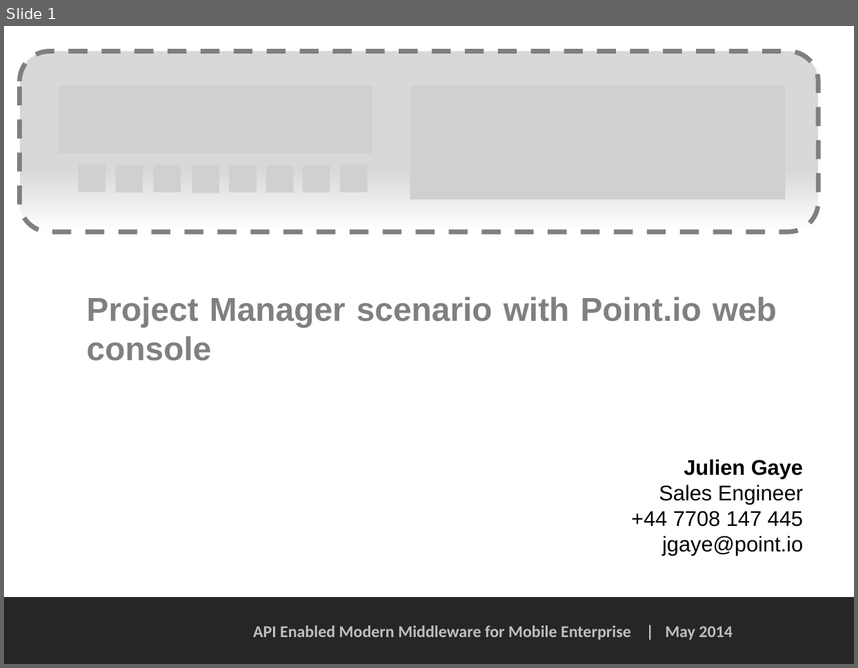
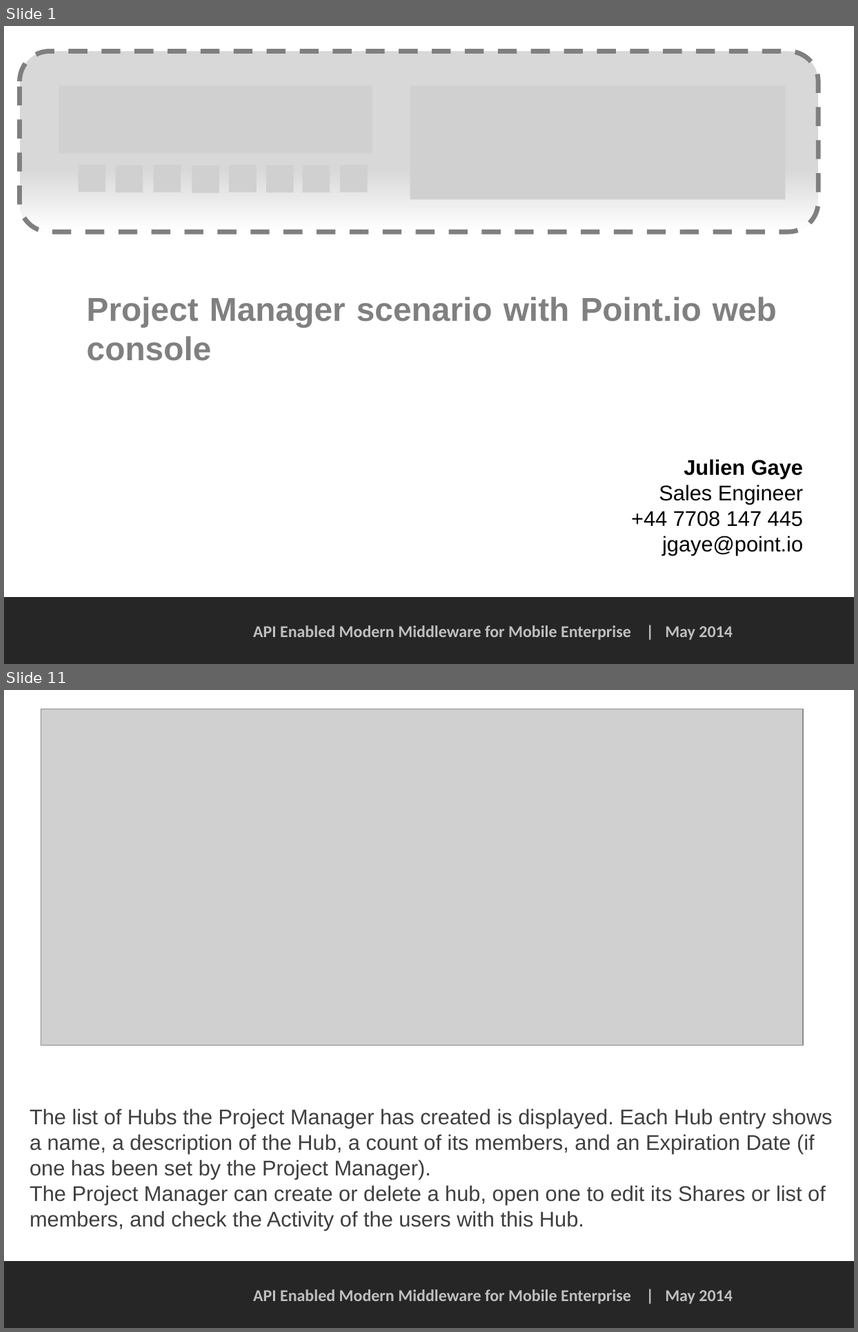
Before and after one commit to PointIO/Documentation, a slide deck: web console doc/Project Manager scenario - web console.pptx. Shown one above the other, each under a label of ours: slide 1 before the commit, slides 1 and 11 after it; the slides between them are not shown. The pictures are 858x668 and 858x1332 pixels, drawn with LibreOffice and Linux fonts; fonts in the diff are those of the drawing; grey boxes stand for pictures; background and template pictures are left out. Boxes give left, top, right and bottom in pixels: in the first picture for what was removed or moved away, otherwise in the second. Text is boxed around its words. In the diff, an @@ line names an element or a change of style, - is before the commit and + after.

Commit message:
Project Manager updated to v1, typo in Storage Administrator fixed

```diff
--- a/web console doc/Project Manager scenario - web console.pptx
+++ b/web console doc/Project Manager scenario - web console.pptx
@@ slide 11 added at box(4, 690, 854, 1328), background #FFFFFF; not listed: 2 template elements that a slide beside it also shows @@
@@ picture added at box(41, 709, 803, 1045) @@
@@ text added at box(30, 1108, 832, 1230), 18 pt, text #3F3F3F @@
+The list of Hubs the Project Manager has created is displayed. Each Hub entry shows a name, a description of the Hub, a count of its members, and an Expiration Date (if one has been set by the Project Manager).
+The Project Manager can create or delete a hub, open one to edit its Shares or list of members, and check the Activity of the users with this Hub.
```
Also in this commit, not shown: 1 slide changed, 14 other slides added, 16 slides removed, 1 other file.
